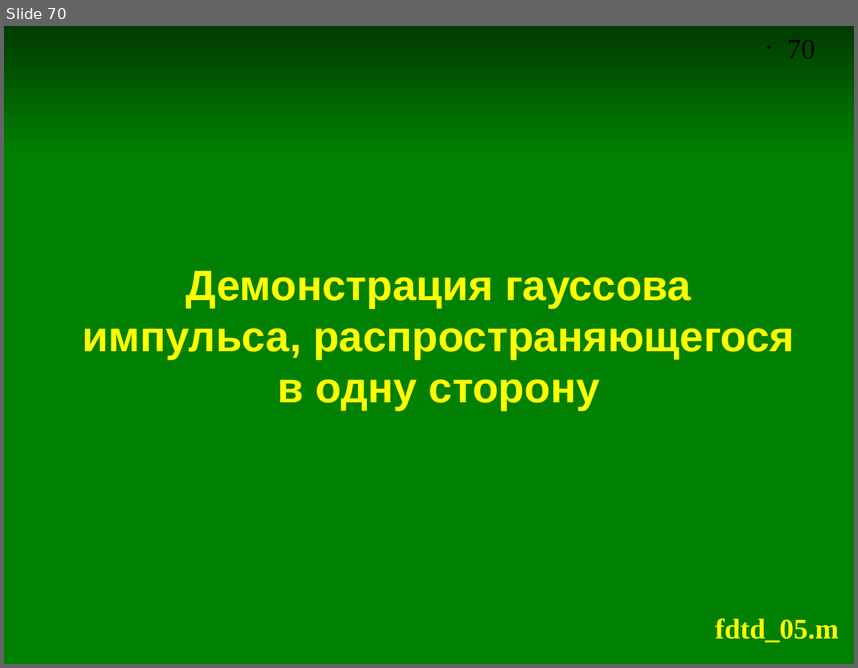
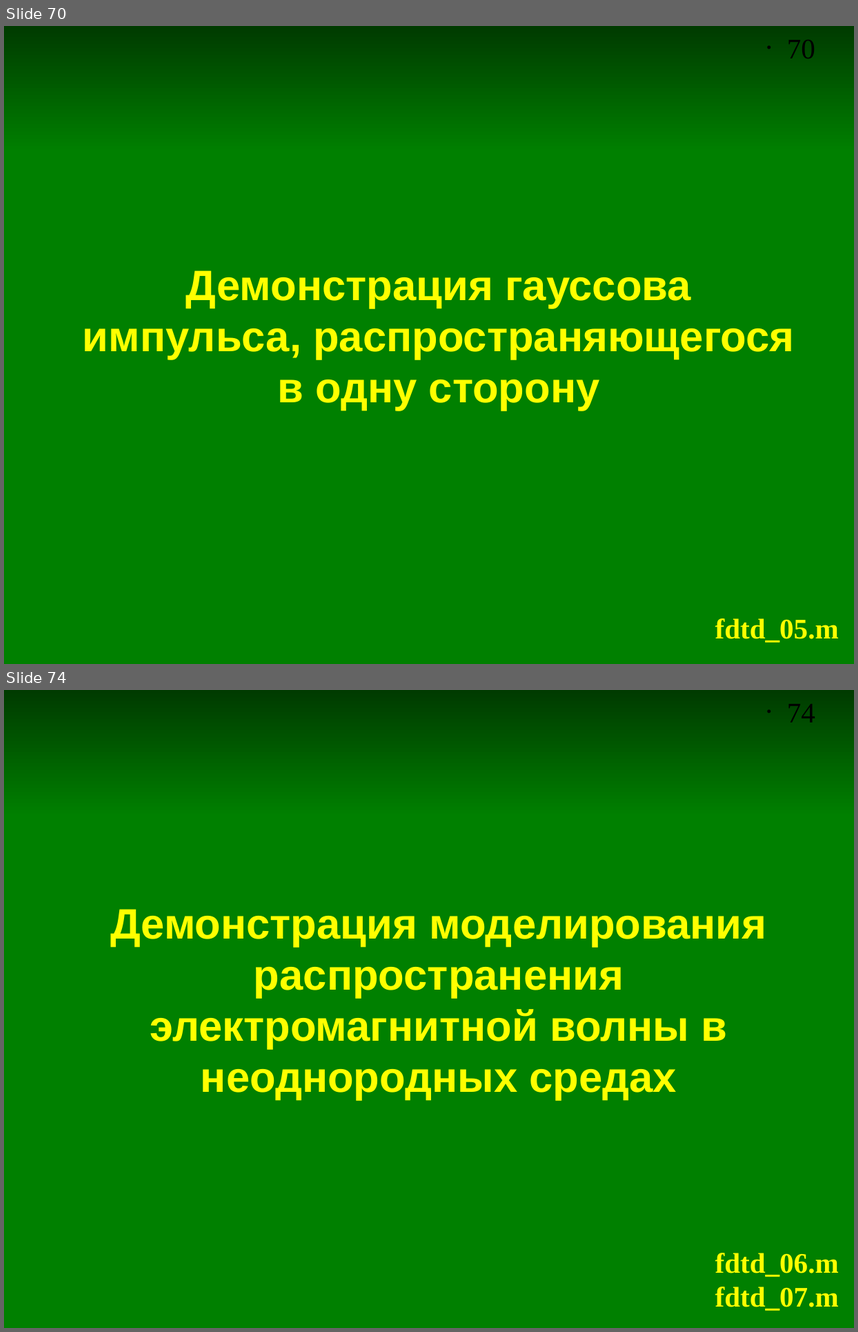
Before and after one commit to andris0147sv/modelling, a slide deck: presentations/2. FDTD.odp. Shown one above the other, each under a label of ours: slide 70 before the commit, slides 70 and 74 after it; the slides between them are not shown. The pictures are 858x668 and 858x1332 pixels, drawn with LibreOffice and Linux fonts; fonts in the diff are those of the drawing. Boxes give left, top, right and bottom in pixels: in the first picture for what was removed or moved away, otherwise in the second. Text is boxed around its words. In the diff, an @@ line names an element or a change of style, - is before the commit and + after.

```diff
--- a/presentations/2. FDTD.odp
+++ b/presentations/2. FDTD.odp
@@ slide 74 added at <box>4,690,854,1328</box>, background #FFFFFF; not listed: 2 template elements that a slide beside it also shows @@
@@ rectangle added at <box>4,814,854,1328</box>, fill #008000, outline #008000 0 pt @@
@@ title added at <box>110,909,766,1100</box>, 36 pt, text #FFFF00, bold @@
+Демонстрация моделирования распространения электромагнитной волны в неоднородных средах
@@ text added at <box>715,1252,839,1310</box>, 24 pt, text #FFFF00, bold @@
+fdtd_06.m
+fdtd_07.m
```
Also in this commit, not shown: 21 other slides added.
